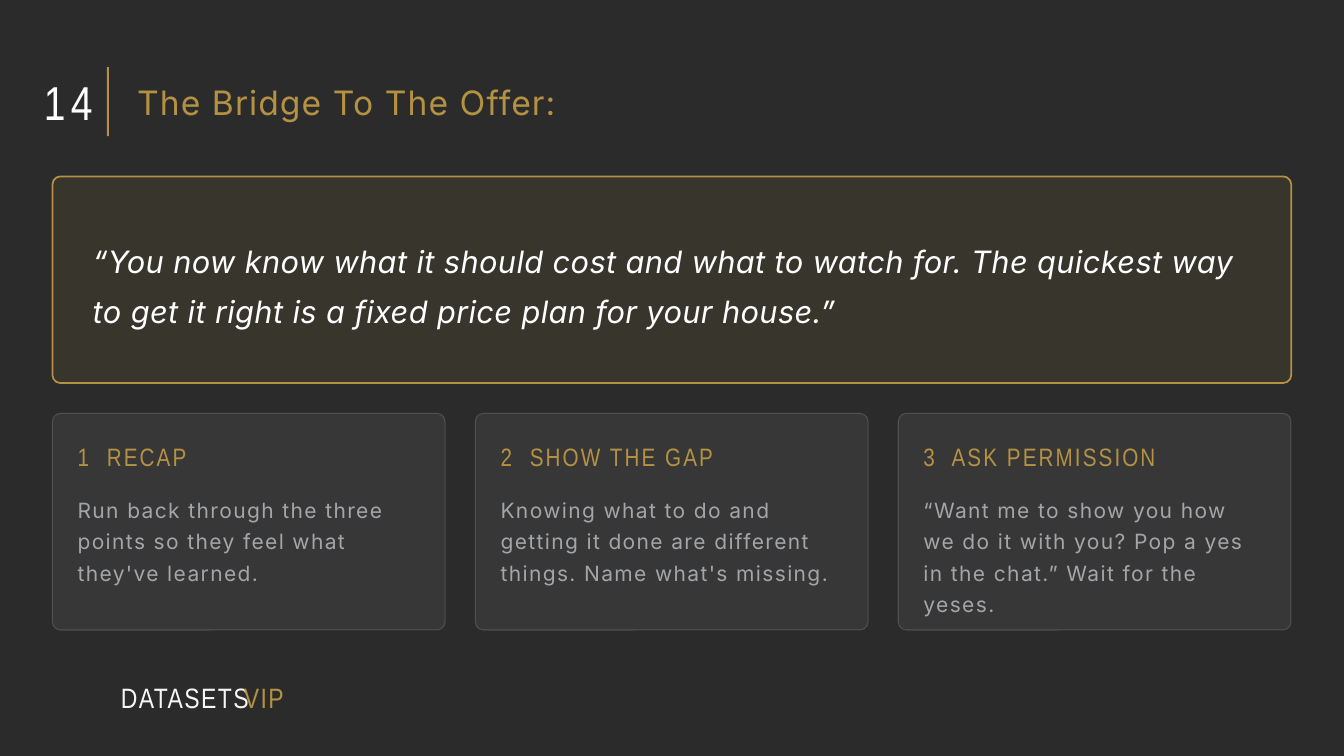
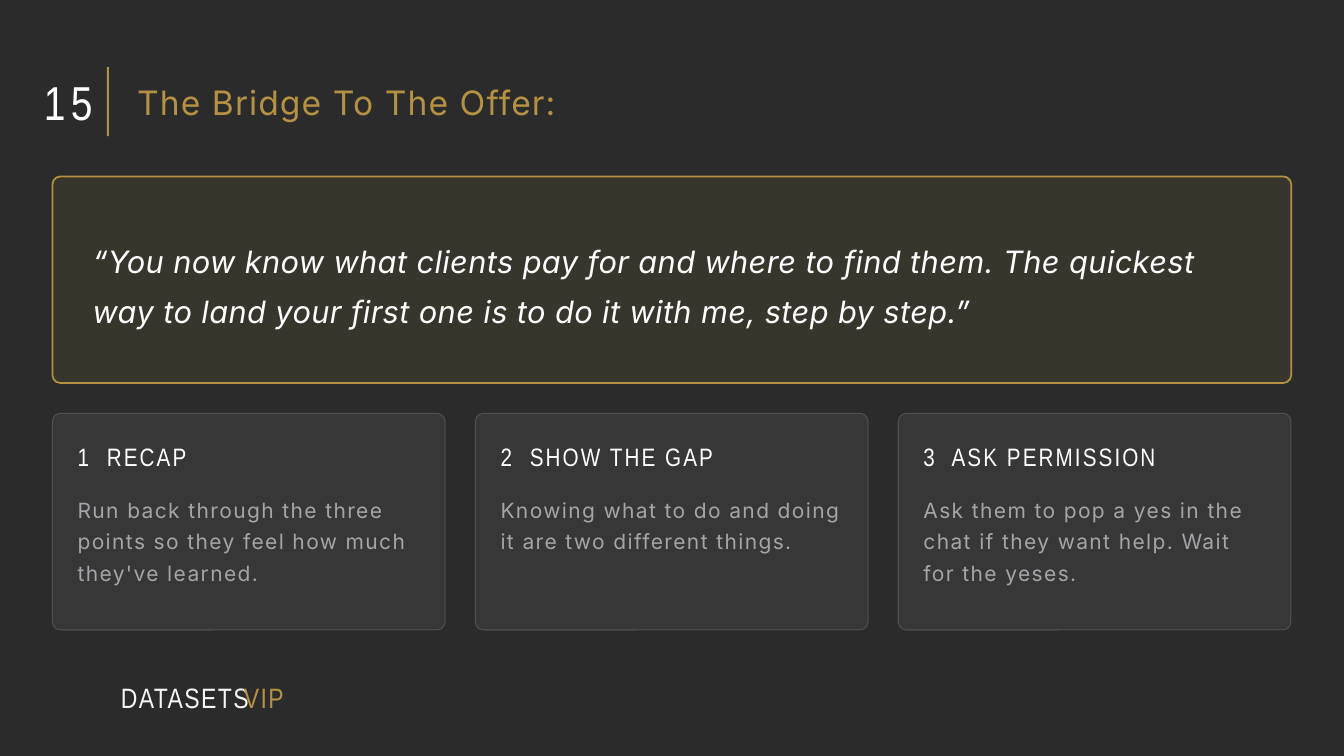
Before and after one commit to NMD2K15/nayscale-landing, a slide deck: slide 19 of vip/webinar-growth-specialist/The Webinar Growth Specialist.pptx (slide 17 before the commit). Drawn at 1344x756 pixels with LibreOffice and Linux fonts; fonts in the diff are those of the drawing; background and template pictures are left out; a plain dark background stands for a picture behind light text. Boxes give left, top, right and bottom in pixels: in the first picture for what was removed or moved away, otherwise in the second. Text is boxed around its words. In the diff, an @@ line names an element or a change of style, - is before the commit and + after.

```diff
--- a/vip/webinar-growth-specialist/The Webinar Growth Specialist.pptx
+++ b/vip/webinar-growth-specialist/The Webinar Growth Specialist.pptx
@@ text at bbox=[44, 87, 93, 121]: text changed @@
-14
+15
@@ text at bbox=[93, 249, 1194, 330]: text changed @@
-“You now know what it should cost and what to watch for. The quickest way to get it right is a fixed price plan for your house.”
+“You now know what clients pay for and where to find them. The quickest way to land your first one is to do it with me, step by step.”
@@ text colour #B49143 to #FFFFFF in 3 elements at bbox=[78, 448, 186, 467], bbox=[501, 448, 713, 467], bbox=[923, 448, 1155, 467] @@
@@ text at bbox=[78, 503, 405, 585]: text changed @@
-Run back through the three points so they feel what they've learned.
+Run back through the three points so they feel how much they've learned.
@@ text at bbox=[501, 502, 839, 554]: text changed @@
-Knowing what to do and getting it done are different things. Name what's missing.
+Knowing what to do and doing it are two different things.
@@ text at bbox=[923, 502, 1242, 585]: text changed @@
-“Want me to show you how we do it with you? Pop a yes in the chat.” Wait for the yeses.
+Ask them to pop a yes in the chat if they want help. Wait for the yeses.
```
Also in this commit, not shown: 30 other slides changed, 12 slides added, 8 slides removed, 5 other files.
